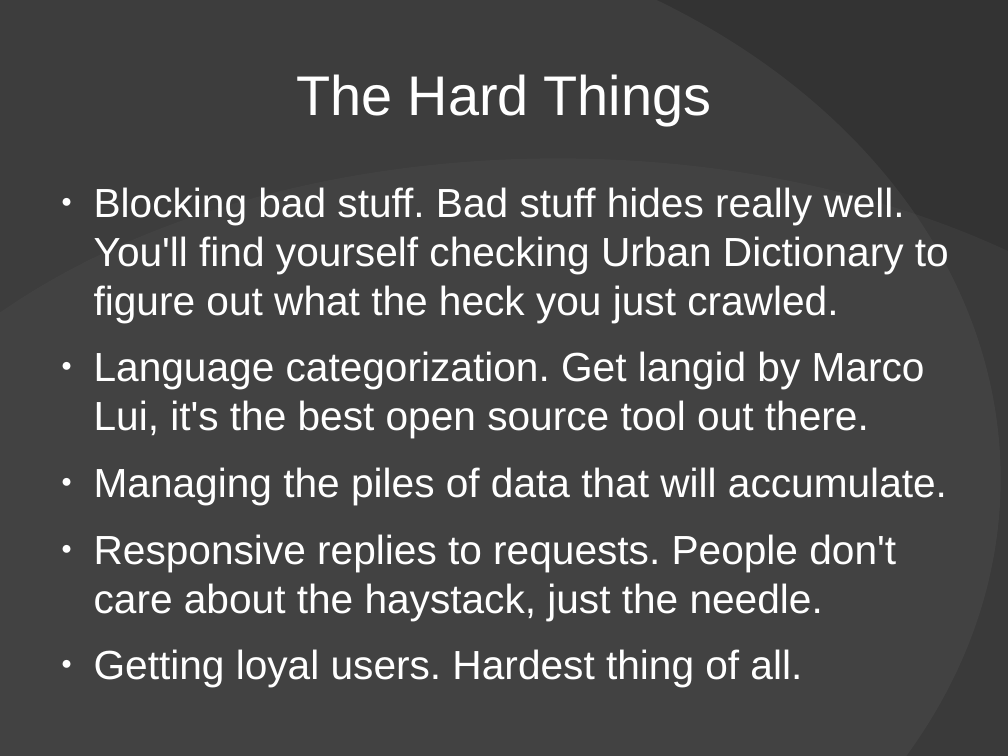
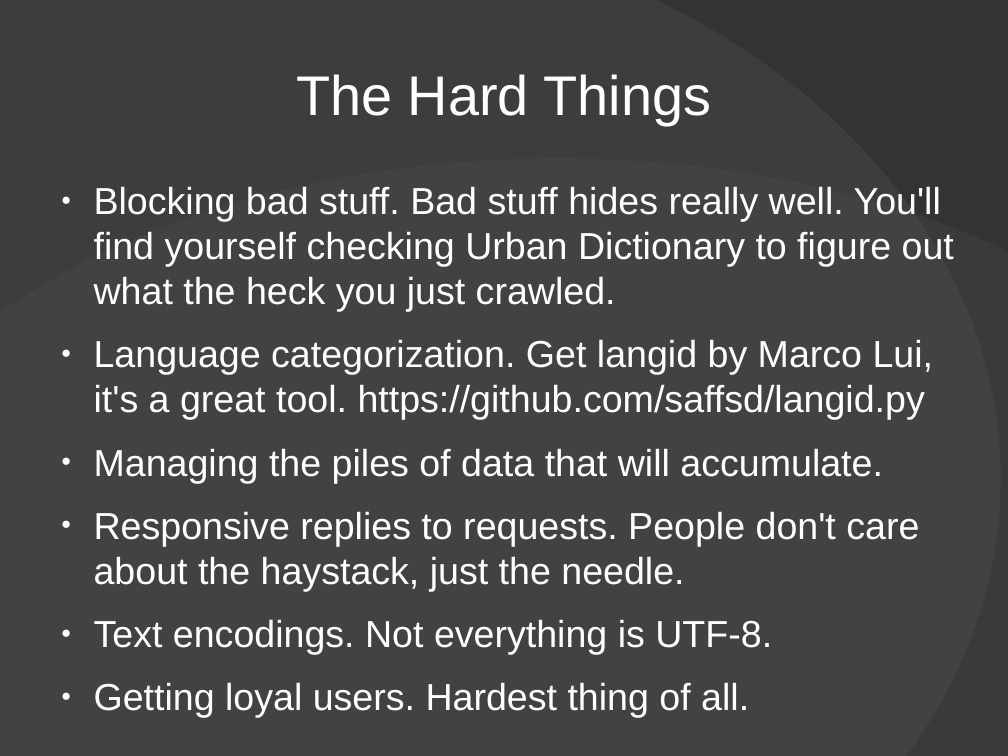
Before and after one commit to Xangis/python-webcrawling, a slide deck: slide 22 of PythonWebCrawlingPresentation.odp (slide 25 before the commit). Drawn at 1008x756 pixels with LibreOffice and Linux fonts; fonts in the diff are those of the drawing; background and template pictures are left out. Boxes give left, top, right and bottom in pixels: in the first picture for what was removed or moved away, otherwise in the second. Text is boxed around its words. In the diff, an @@ line names an element or a change of style, - is before the commit and + after.

```diff
--- a/PythonWebCrawlingPresentation.odp
+++ b/PythonWebCrawlingPresentation.odp
@@ text at bbox=[94, 186, 954, 717]: size 32 to 29.6 pt in "Blocking bad stuff. Bad stuff hides really ...", "Managing the piles of data that will ...", "Responsive replies to requests. People don't care ...", "Getting loyal users. Hardest thing of all." @@
@@ text at bbox=[94, 339, 934, 420]: text changed; size 32 to 29.6 pt @@
-● Language categorization. Get langid by Marco Lui, it's the best open source tool out there.
+● Language categorization. Get langid by Marco Lui, it's a great tool. https://github.com/saffsd/langid.py
@@ text at bbox=[94, 619, 772, 654]: paragraph added @@
+● Text encodings. Not everything is UTF-8.
```
Also in this commit, not shown: 16 other slides changed, 1 slide added, 4 slides removed, 1 other file.
